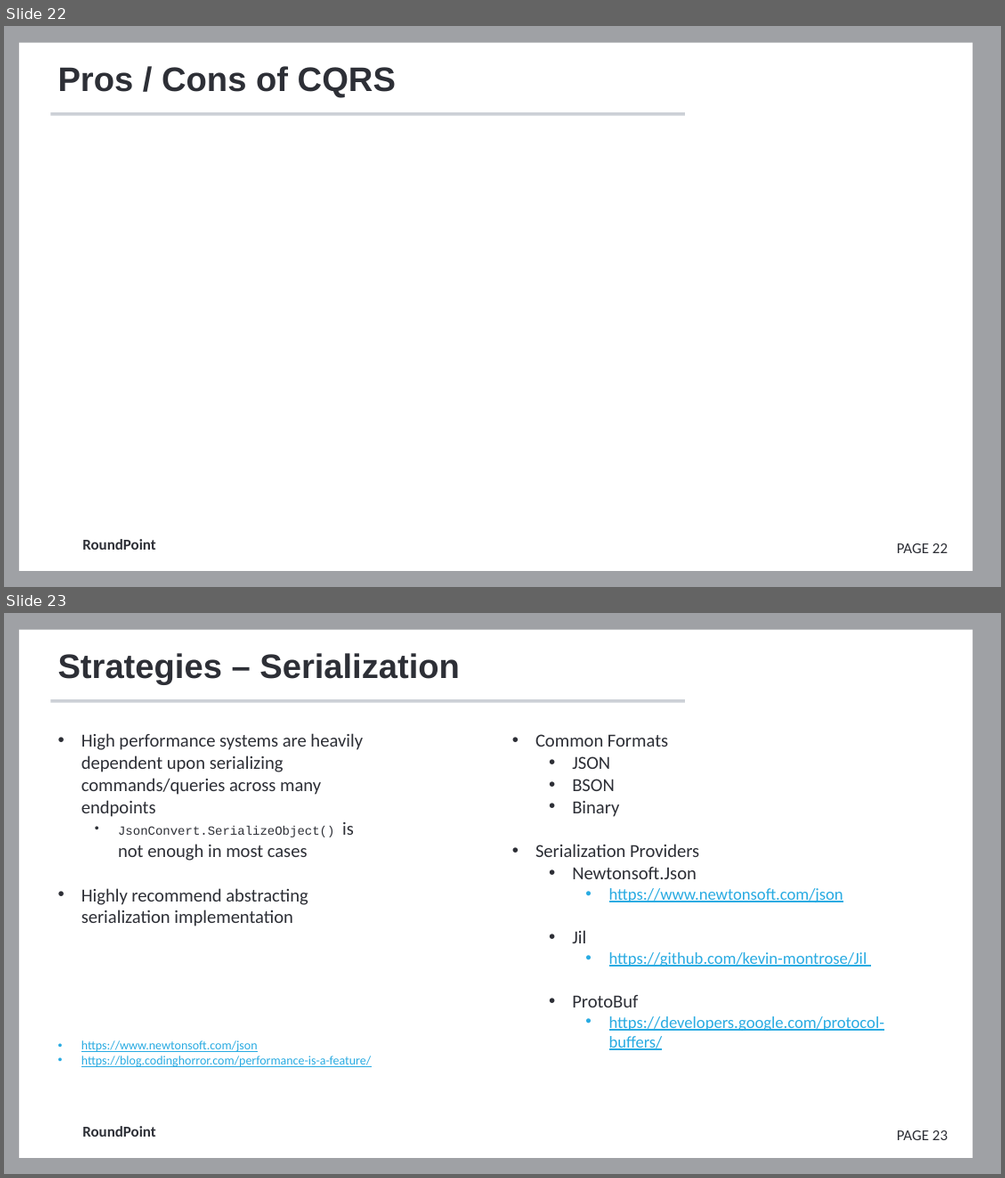
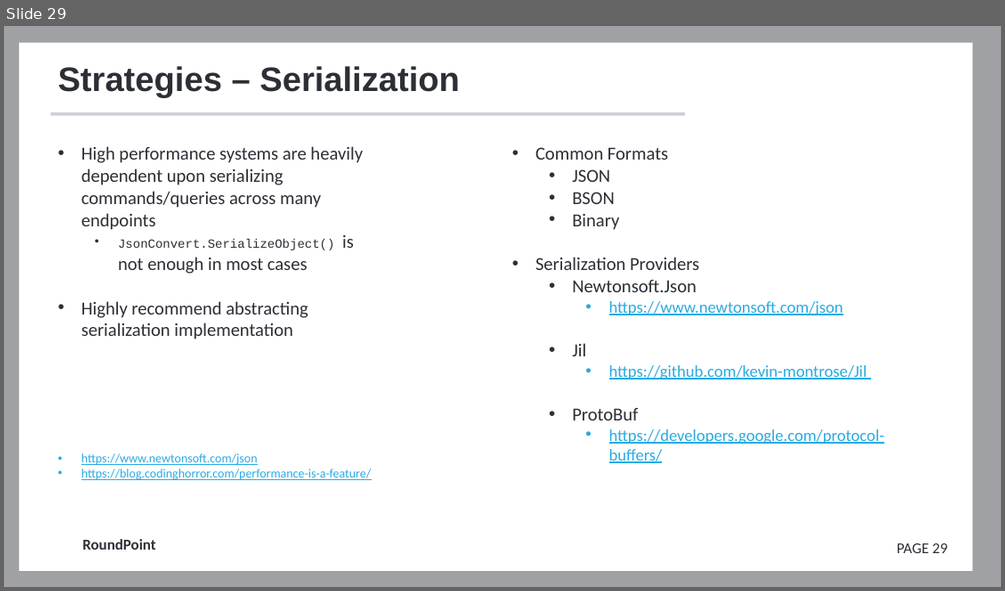
Before and after one commit to FrameworkFactory/cqrs-presentation, a slide deck: docs/Presentation.pptx. Shown one above the other, each under a label of ours: slides 22 and 23 before the commit, slide 29 after it. The pictures are 1005x1178 and 1005x591 pixels, drawn with LibreOffice and Linux fonts; fonts in the diff are those of the drawing; background and template pictures are left out. Boxes give left, top, right and bottom in pixels: in the first picture for what was removed or moved away, otherwise in the second. Text is boxed around its words. In the diff, an @@ line names an element or a change of style, - is before the commit and + after.

```diff
--- a/docs/Presentation.pptx
+++ b/docs/Presentation.pptx
@@ slide 22 removed at (4, 26, 1001, 587), background #FFFFFF; not listed: 5 template elements that a slide beside it also shows @@
@@ title removed at (58, 66, 396, 98) @@
-Pros / Cons of CQRS
@@ what was slide 23 is now slide 29 @@
@@ page number at (897, 543, 947, 553): text changed @@
-PAGE 23
+PAGE 29
```
Also in this commit, not shown: 7 slides changed, 12 slides added, 9 other slides removed.
